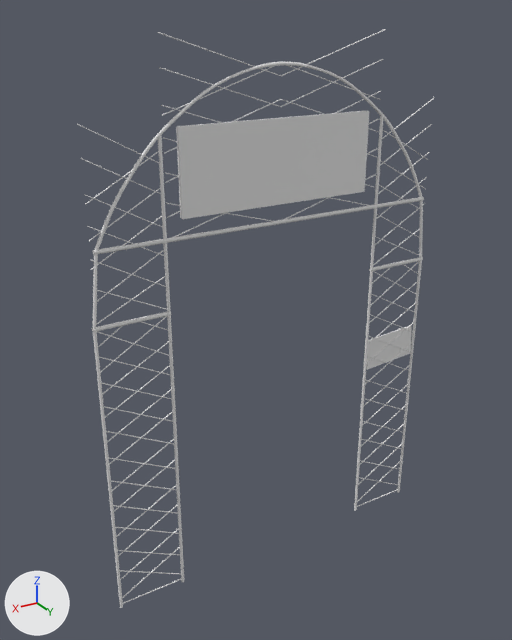
An edit to the FBX model Horror Shit/Assets/3d Model/Town/EntranceDoor1.fbx, drawn before and after from the same camera.
Before and after are seen from a 50 mm lens placed at (2.91, 4.57, 4.6), pointed at (0.15, -0.04, 2.29). Lighting does not change. The marker at lower left points along +X, +Y and +Z.
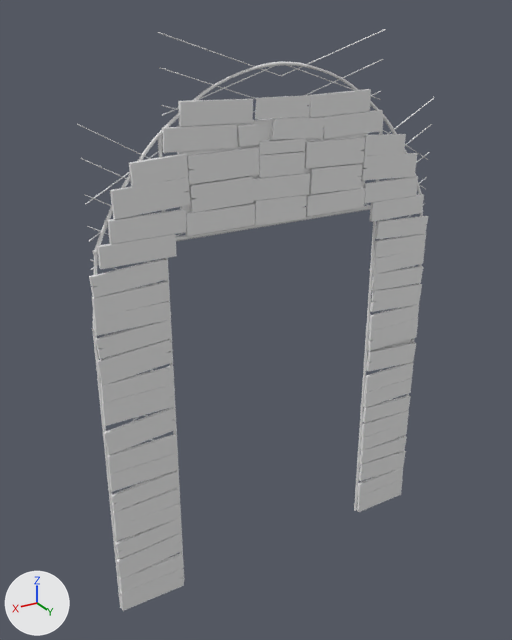
Commit message: Door Fix

Diff of the bpy script that builds the scene:
```diff
--- a/Horror Shit/Assets/3d Model/Town/EntranceDoor1.fbx.py
+++ b/Horror Shit/Assets/3d Model/Town/EntranceDoor1.fbx.py
@@ me_cube_001 @@
 # used by ob_cube; location = (-0.003, 0.06, 0.0)
-me_cube_001.from_pydata(...)  # 1620 vertices, 992 faces; spans x -1.55..1.55, y -0.02..0.02, z 0.0..4.5
+me_cube_001.from_pydata(...)  # 3899 vertices, 3379 faces; spans x -1.55..1.55, y -0.02..0.05, z -0.01..4.5
+# me_cube_001 part 1: 2279 vertices added at x -1.54..1.55, y 0.0..0.05, z -0.01..4.07
+# me_cube_001 part 2: the surface is now shaded flat
```

Boxes (x1, y1, x2, y2) around the edits, measured in the pictures (512 x 640 px):
'Cube', reshaped: before (77, 29, 435, 608); after (77, 29, 435, 611)
part 1 of me_cube_001, added: after (89, 89, 428, 611)
